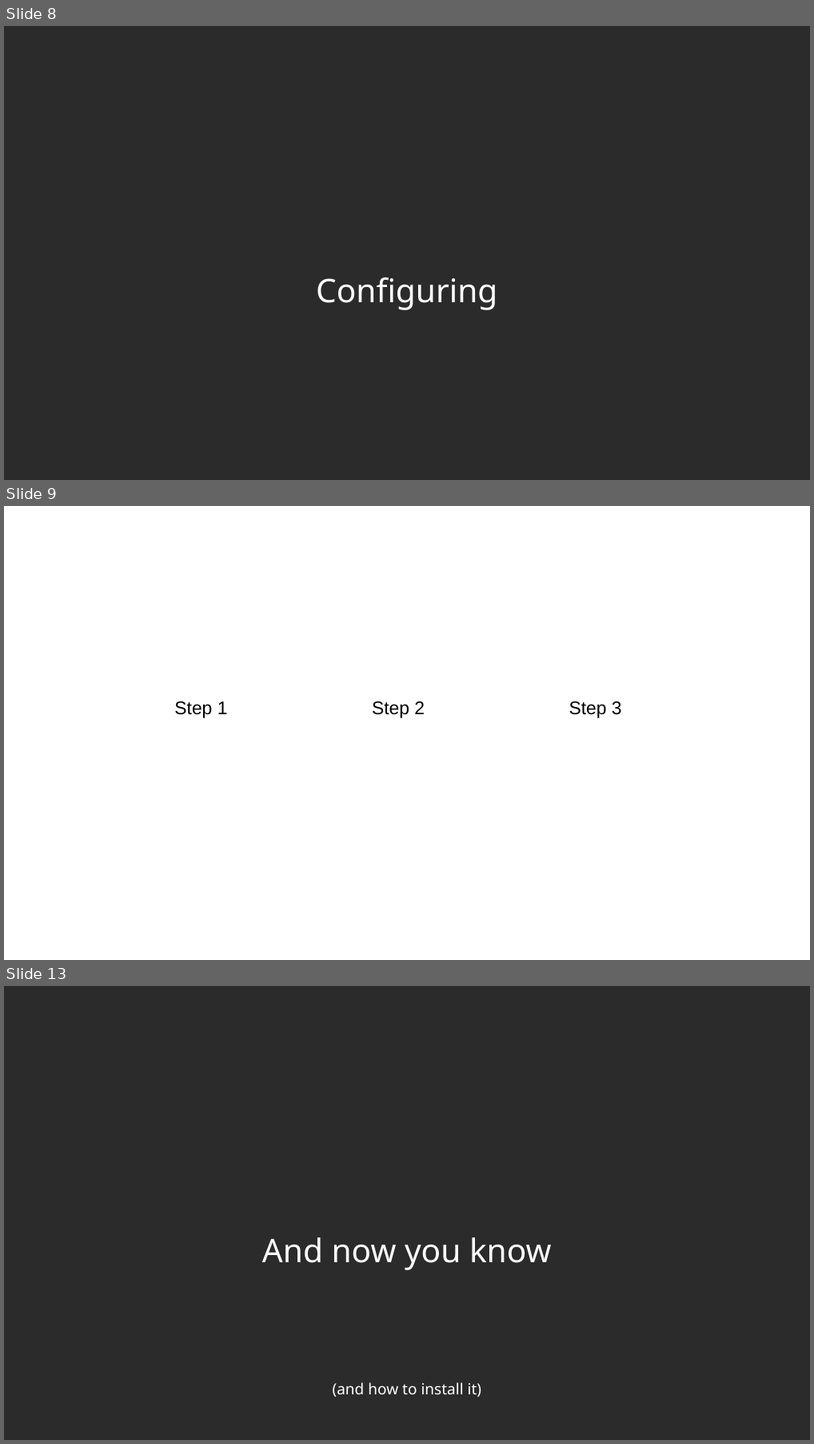
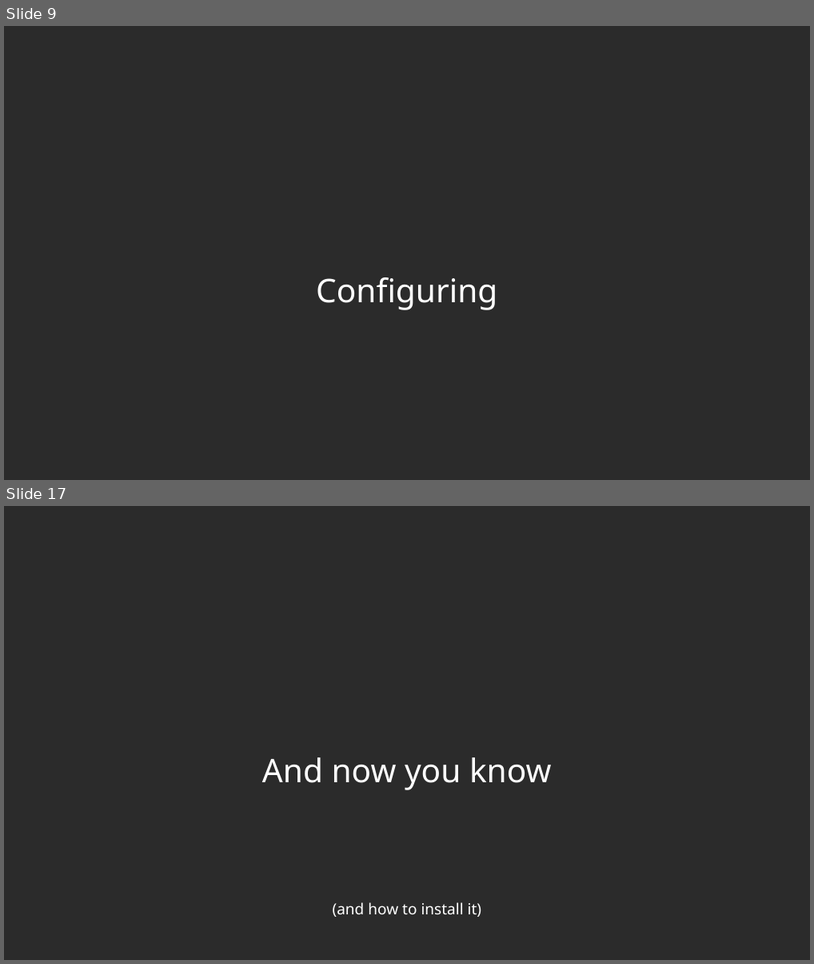
Before and after one commit to forgottosave/psaWiSe2425, a slide deck: presentation/HomeAssistant.odp. Shown one above the other, each under a label of ours: slides 8, 9 and 13 before the commit, slides 9 and 17 after it; the slides between them are not shown. The pictures are 814x1444 and 814x964 pixels, drawn with LibreOffice and Linux fonts; fonts in the diff are those of the drawing; background and template pictures are left out; a plain dark background stands for a picture behind light text. Boxes give left, top, right and bottom in pixels: in the first picture for what was removed or moved away, otherwise in the second. Text is boxed around its words. In the diff, an @@ line names an element or a change of style, - is before the commit and + after.

```diff
--- a/presentation/HomeAssistant.odp
+++ b/presentation/HomeAssistant.odp
@@ slide 9 removed at [4,506,810,960], background picture (left out) @@
@@ text removed at [68,516,334,567] @@
-Configuring
@@ text removed at [174,701,228,718] @@
-Step 1
@@ arrow removed from (258, 704) to (334, 704) @@
@@ text removed at [372,701,425,718] @@
-Step 2
@@ arrow removed from (460, 704) to (535, 704) @@
@@ text removed at [570,701,622,718] @@
-Step 3
@@ what was slide 8 is now slide 9 @@
@@ what was slide 13 is now slide 17 @@
```
Also in this commit, not shown: 2 slides changed, 6 slides added, 1 other slide removed, 1 other file.
